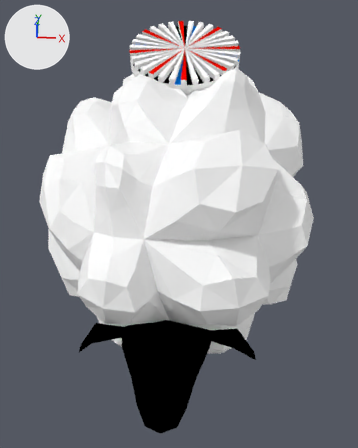
Two versions of the Blender file Assets/CustomAssets/3DModels/sheep2c.blend, one commit apart.
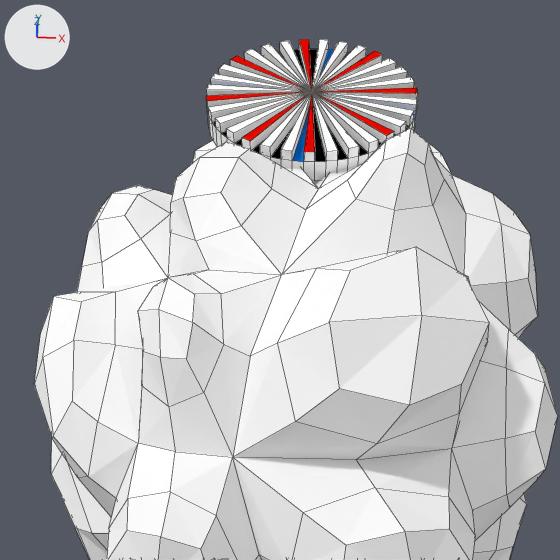
Each version appears first whole from a 50 mm camera at (0.28, -8.25, 4.78) aimed at (0.02, -2.73, -1.71), and next in a close-up on the part from 6% to 88% of the width and 0% to 66% of the height. Every picture has the same lights, and +X, +Y and +Z are marked at upper left. The close-ups show mesh edges as thin lines.
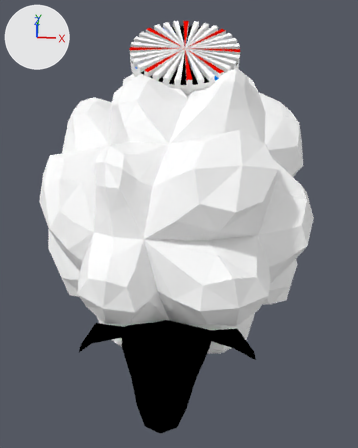
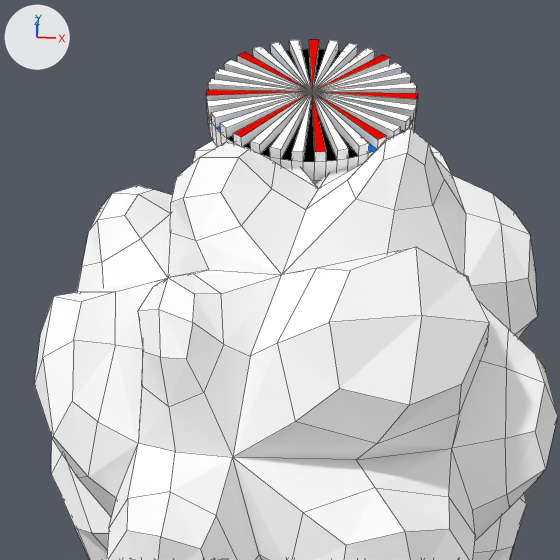
Patch to the scene script:
```diff
--- a/Assets/CustomAssets/3DModels/sheep2c.blend.py
+++ b/Assets/CustomAssets/3DModels/sheep2c.blend.py
@@ ob_cylinder @@
 ob_cylinder.location = (-0.01, 0.0, 0.89)
-ob_cylinder.rotation_euler = (0.0, 0.0, -0.236)  # degrees (0, 0, -14)
+ob_cylinder.rotation_euler = (0.0, 0.0, 0.471)  # degrees (0, 0, 27)
```

Changed parts and their boxes (x1, y1, x2, y2) in the close-ups (560 x 560 px):
'Cylinder', turned: (206, 39, 418, 181) in both
